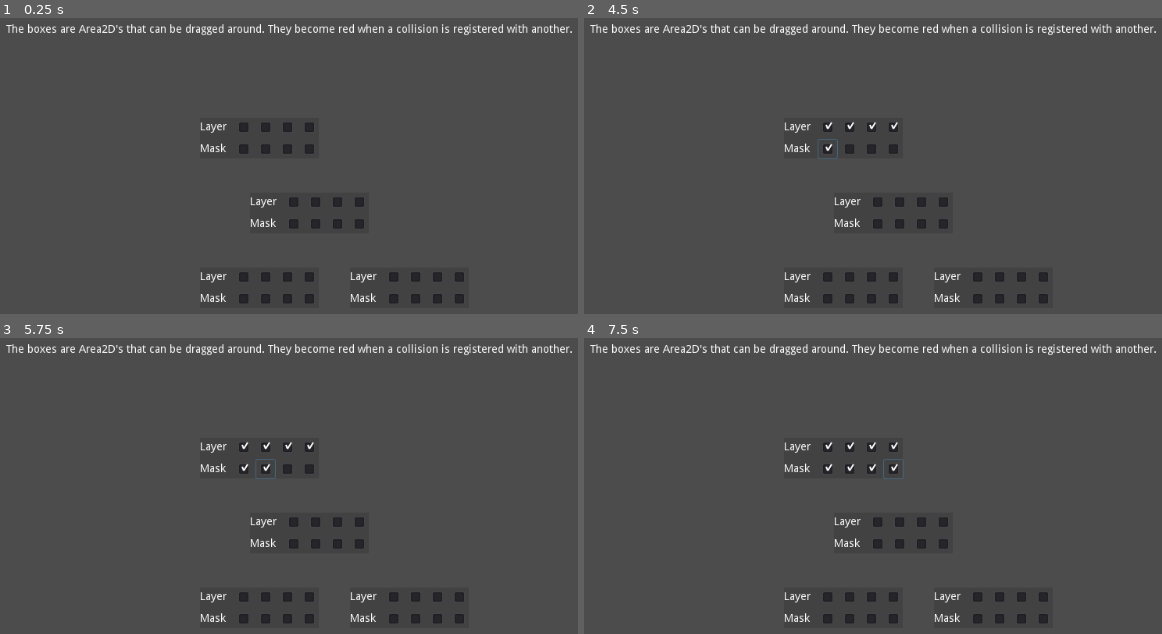
Above: before the commit, frames 1-4 (two rows, left to right).
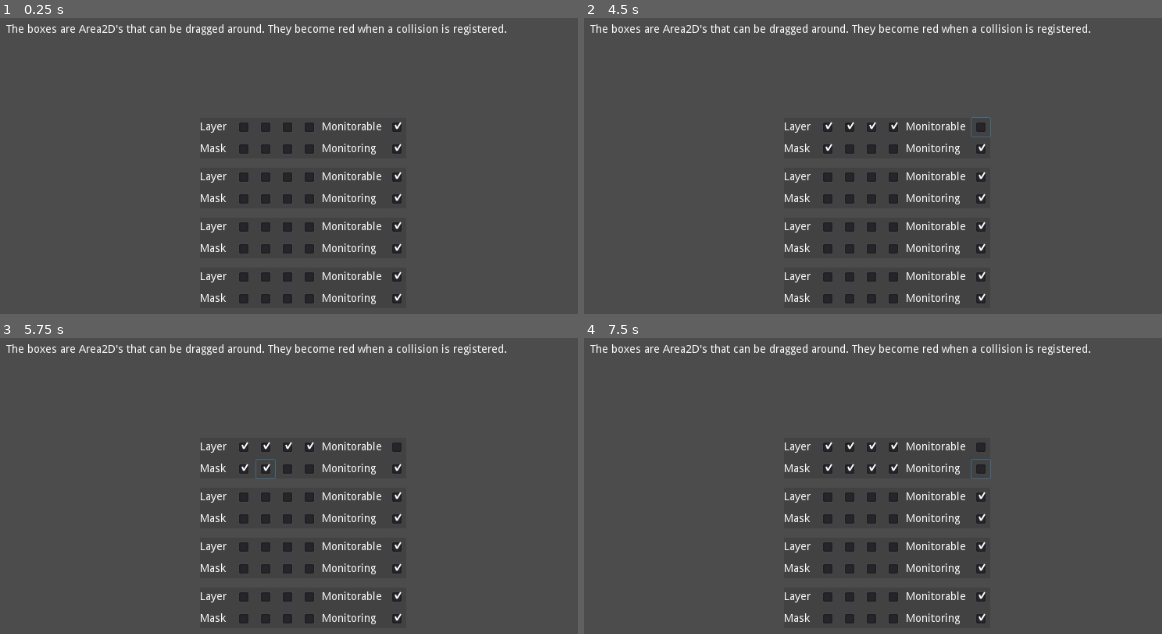
Above: after the commit, the same moments.

Repository: crapola/collision_mask_demo
Game: Godot game, scene res://main.tscn
Same seed, same stepped clock (60 frames per second), same inputs: the game is played once before the commit and once after it.
Inputs (mouse positions are in pixels of both pictures, inside the frame that each line leads up to):
- Up to frame 1 (0.25 s): no input
- Up to frame 2 (4.5 s): click (826, 127) at 0.52 s; click (849, 127) at 1.27 s; click (873, 127) at 2.02 s; click (896, 127) at 2.77 s; click (826, 148) at 3.52 s; click (982, 127) at 4.27 s
- Up to frame 3 (5.75 s): click (265, 468) at 5.02 s
- Up to frame 4 (7.5 s): click (873, 468) at 5.77 s; click (896, 468) at 6.52 s; click (982, 468) at 7.27 s

The runs differ from the first frame. In frame 1, 3.4% of the frame differs, in the area x 34-99%, y 2-97%; in frame 2, 3.4%; in frame 3, 3.4%; in frame 4, 3.5%.

Commit message:
Add monitoring checkboxes

Diff:
--- a/area.gd
+++ b/area.gd
@@ -6,13 +6,20 @@
 onready var color_rect=$Control/ColorRect
 onready var hbox_layer=$"%HBox Layer"
 onready var hbox_mask=$"%HBox Mask"
+onready var check_monitorable=$"%CheckBox Monitorable"
+onready var check_monitoring=$"%CheckBox Monitoring"
 
 func _ready():
 	update_collision_bits(null)
+	check_monitorable.pressed=monitorable
+	check_monitoring.pressed=monitoring
 	var c=get_checkboxes()
 	for a in c:
 		for n in a:
 			n.connect("toggled",self,"update_collision_bits")
+	# Adjust collision shape size to control.
+	$CollisionShape2D.position=$Control.rect_size/2.0
+	$CollisionShape2D.shape.extents=$Control.rect_size/2.0
 
 # Retrieve checkbox controls.
 func get_checkboxes()->Array:
@@ -38,8 +45,22 @@
 
 # Dragging.
 var grab_pos:Vector2=Vector2.UP
-func _on_VBoxContainer_gui_input(event):
+func _on_container_gui_input(event):
 	if event is InputEventMouseButton:
 		grab_pos=event.position if event.pressed else Vector2.UP
 	if event is InputEventMouseMotion and grab_pos!=Vector2.UP:
 		position=position+event.position-grab_pos
+
+func _on_CheckBox_Monitorable_toggled(button_pressed):
+	monitorable=button_pressed
+	#print_debug(self," monitorable is now ",monitorable)
+	_force_physics_update()
+
+func _on_CheckBox_Monitoring_toggled(button_pressed):
+	monitoring=button_pressed
+	#print_debug(self," monitoring is now ",monitoring)
+	_force_physics_update()
+
+func _force_physics_update():
+	$CollisionShape2D.disabled=true
+	$CollisionShape2D.disabled=false
--- a/area.tscn
+++ b/area.tscn
@@ -9,96 +9,131 @@
 script = ExtResource( 1 )
 
 [node name="CollisionShape2D" type="CollisionShape2D" parent="."]
-position = Vector2( 75, 25 )
 shape = SubResource( 1 )
 
 [node name="Control" type="MarginContainer" parent="."]
-margin_right = 152.0
-margin_bottom = 52.0
-grow_horizontal = 2
-grow_vertical = 2
-size_flags_vertical = 3
 __meta__ = {
-"_edit_lock_": true
+"_edit_group_": true,
+"_edit_use_anchors_": true
 }
 
 [node name="ColorRect" type="ColorRect" parent="Control"]
-margin_right = 152.0
+margin_right = 264.0
 margin_bottom = 52.0
 size_flags_horizontal = 3
 size_flags_vertical = 3
 color = Color( 0.25098, 0.25098, 0.25098, 0.784314 )
 
-[node name="VBoxContainer" type="VBoxContainer" parent="Control"]
-margin_right = 152.0
+[node name="Control" type="GridContainer" parent="Control"]
+margin_right = 264.0
 margin_bottom = 52.0
 mouse_default_cursor_shape = 13
+columns = 2
 
-[node name="HBox Layer" type="HBoxContainer" parent="Control/VBoxContainer"]
+[node name="HBox Layer" type="HBoxContainer" parent="Control/Control"]
 unique_name_in_owner = true
 margin_right = 152.0
 margin_bottom = 24.0
 
-[node name="Label Layer" type="Label" parent="Control/VBoxContainer/HBox Layer"]
+[node name="Label Layer" type="Label" parent="Control/Control/HBox Layer"]
 margin_top = 5.0
 margin_right = 40.0
 margin_bottom = 19.0
 rect_min_size = Vector2( 40, 0 )
 text = "Layer"
 
-[node name="CheckBox L1" type="CheckBox" parent="Control/VBoxContainer/HBox Layer"]
+[node name="CheckBox L1" type="CheckBox" parent="Control/Control/HBox Layer"]
 margin_left = 44.0
 margin_right = 68.0
 margin_bottom = 24.0
 
-[node name="CheckBox L2" type="CheckBox" parent="Control/VBoxContainer/HBox Layer"]
+[node name="CheckBox L2" type="CheckBox" parent="Control/Control/HBox Layer"]
 margin_left = 72.0
 margin_right = 96.0
 margin_bottom = 24.0
 
-[node name="CheckBox L3" type="CheckBox" parent="Control/VBoxContainer/HBox Layer"]
+[node name="CheckBox L3" type="CheckBox" parent="Control/Control/HBox Layer"]
 margin_left = 100.0
 margin_right = 124.0
 margin_bottom = 24.0
 
-[node name="CheckBox L4" type="CheckBox" parent="Control/VBoxContainer/HBox Layer"]
+[node name="CheckBox L4" type="CheckBox" parent="Control/Control/HBox Layer"]
 margin_left = 128.0
 margin_right = 152.0
 margin_bottom = 24.0
 
-[node name="HBox Mask" type="HBoxContainer" parent="Control/VBoxContainer"]
+[node name="HBox Monitorable" type="HBoxContainer" parent="Control/Control"]
+margin_left = 156.0
+margin_right = 264.0
+margin_bottom = 24.0
+
+[node name="Label" type="Label" parent="Control/Control/HBox Monitorable"]
+margin_top = 5.0
+margin_right = 80.0
+margin_bottom = 19.0
+rect_min_size = Vector2( 80, 0 )
+text = "Monitorable"
+
+[node name="CheckBox Monitorable" type="CheckBox" parent="Control/Control/HBox Monitorable"]
+unique_name_in_owner = true
+margin_left = 84.0
+margin_right = 108.0
+margin_bottom = 24.0
+
+[node name="HBox Mask" type="HBoxContainer" parent="Control/Control"]
 unique_name_in_owner = true
 margin_top = 28.0
 margin_right = 152.0
 margin_bottom = 52.0
 
-[node name="Label Mask" type="Label" parent="Control/VBoxContainer/HBox Mask"]
+[node name="Label Mask" type="Label" parent="Control/Control/HBox Mask"]
 margin_top = 5.0
 margin_right = 40.0
 margin_bottom = 19.0
 rect_min_size = Vector2( 40, 0 )
 text = "Mask"
 
-[node name="CheckBox M1" type="CheckBox" parent="Control/VBoxContainer/HBox Mask"]
+[node name="CheckBox M1" type="CheckBox" parent="Control/Control/HBox Mask"]
 margin_left = 44.0
 margin_right = 68.0
 margin_bottom = 24.0
 
-[node name="CheckBox M2" type="CheckBox" parent="Control/VBoxContainer/HBox Mask"]
+[node name="CheckBox M2" type="CheckBox" parent="Control/Control/HBox Mask"]
 margin_left = 72.0
 margin_right = 96.0
 margin_bottom = 24.0
 
-[node name="CheckBox M3" type="CheckBox" parent="Control/VBoxContainer/HBox Mask"]
+[node name="CheckBox M3" type="CheckBox" parent="Control/Control/HBox Mask"]
 margin_left = 100.0
 margin_right = 124.0
 margin_bottom = 24.0
 
-[node name="CheckBox M4" type="CheckBox" parent="Control/VBoxContainer/HBox Mask"]
+[node name="CheckBox M4" type="CheckBox" parent="Control/Control/HBox Mask"]
 margin_left = 128.0
 margin_right = 152.0
 margin_bottom = 24.0
 
+[node name="HBox Monitoring" type="HBoxContainer" parent="Control/Control"]
+margin_left = 156.0
+margin_top = 28.0
+margin_right = 264.0
+margin_bottom = 52.0
+
+[node name="Label" type="Label" parent="Control/Control/HBox Monitoring"]
+margin_top = 5.0
+margin_right = 80.0
+margin_bottom = 19.0
+rect_min_size = Vector2( 80, 0 )
+text = "Monitoring"
+
+[node name="CheckBox Monitoring" type="CheckBox" parent="Control/Control/HBox Monitoring"]
+unique_name_in_owner = true
+margin_left = 84.0
+margin_right = 108.0
+margin_bottom = 24.0
+
 [connection signal="area_entered" from="." to="." method="_on_area_entered"]
 [connection signal="area_exited" from="." to="." method="_on_area_exited"]
-[connection signal="gui_input" from="Control/VBoxContainer" to="." method="_on_VBoxContainer_gui_input"]
+[connection signal="gui_input" from="Control/Control" to="." method="_on_container_gui_input"]
+[connection signal="toggled" from="Control/Control/HBox Monitorable/CheckBox Monitorable" to="." method="_on_CheckBox_Monitorable_toggled"]
+[connection signal="toggled" from="Control/Control/HBox Monitoring/CheckBox Monitoring" to="." method="_on_CheckBox_Monitoring_toggled"]
--- a/main.tscn
+++ b/main.tscn
@@ -9,17 +9,17 @@
 margin_top = 8.0
 margin_right = 733.0
 margin_bottom = 39.0
-text = "The boxes are Area2D's that can be dragged around. They become red when a collision is registered with another.
+text = "The boxes are Area2D's that can be dragged around. They become red when a collision is registered.
 "
 
 [node name="Area2D1" parent="." instance=ExtResource( 1 )]
 position = Vector2( 256, 128 )
 
 [node name="Area2D2" parent="." instance=ExtResource( 1 )]
-position = Vector2( 320, 224 )
+position = Vector2( 256, 192 )
 
 [node name="Area2D3" parent="." instance=ExtResource( 1 )]
-position = Vector2( 256, 320 )
+position = Vector2( 256, 256 )
 
 [node name="Area2D4" parent="." instance=ExtResource( 1 )]
-position = Vector2( 448, 320 )
+position = Vector2( 256, 320 )
